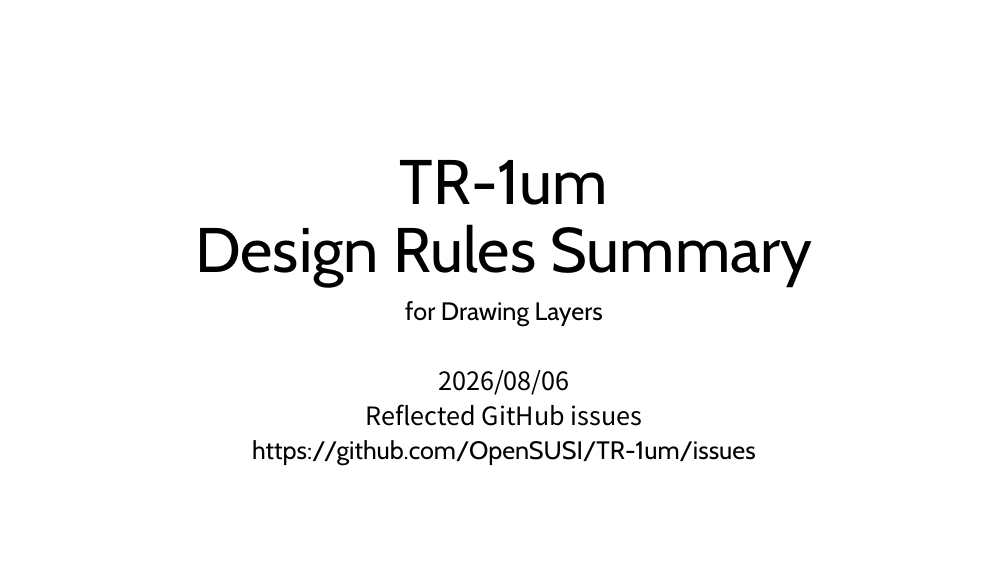
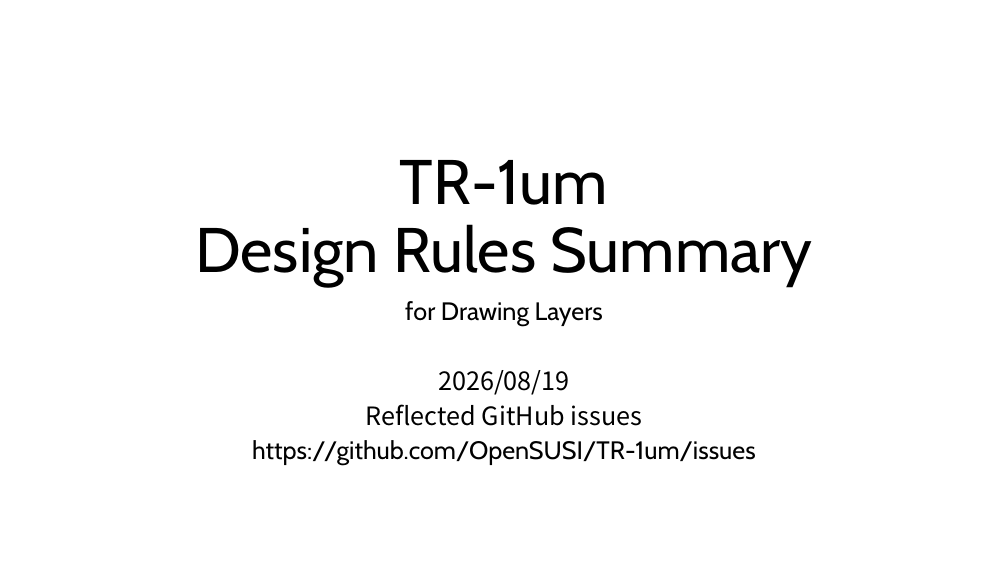
Before and after one commit to OpenSUSI/TR-1um, a slide deck: slide 1 of Document/TR-1um_DRC_summary.pptx. Drawn at 1008x567 pixels with LibreOffice and Linux fonts; fonts in the diff are those of the drawing. Boxes give left, top, right and bottom in pixels: in the first picture for what was removed or moved away, otherwise in the second. Text is boxed around its words. In the diff, an @@ line names an element or a change of style, - is before the commit and + after.

```diff
--- a/Document/TR-1um_DRC_summary.pptx
+++ b/Document/TR-1um_DRC_summary.pptx
@@ subtitle at bbox=[438, 370, 570, 395]: text changed @@
-2026/08/06
+2026/08/19
```
Also in this commit, not shown: 5 other slides changed, 9 slides added, 1 other file.
